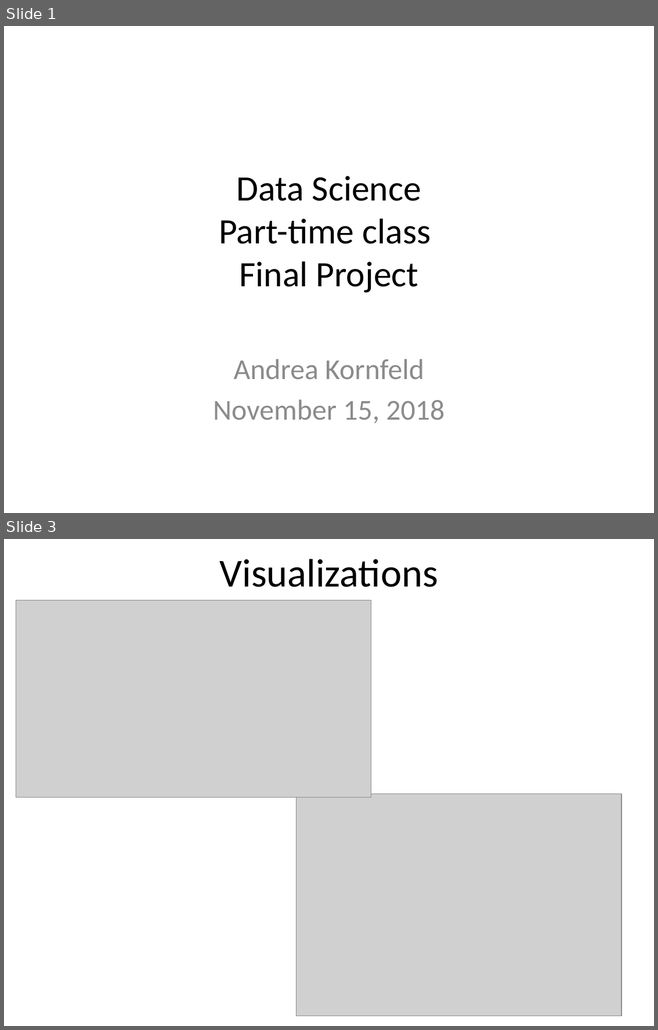
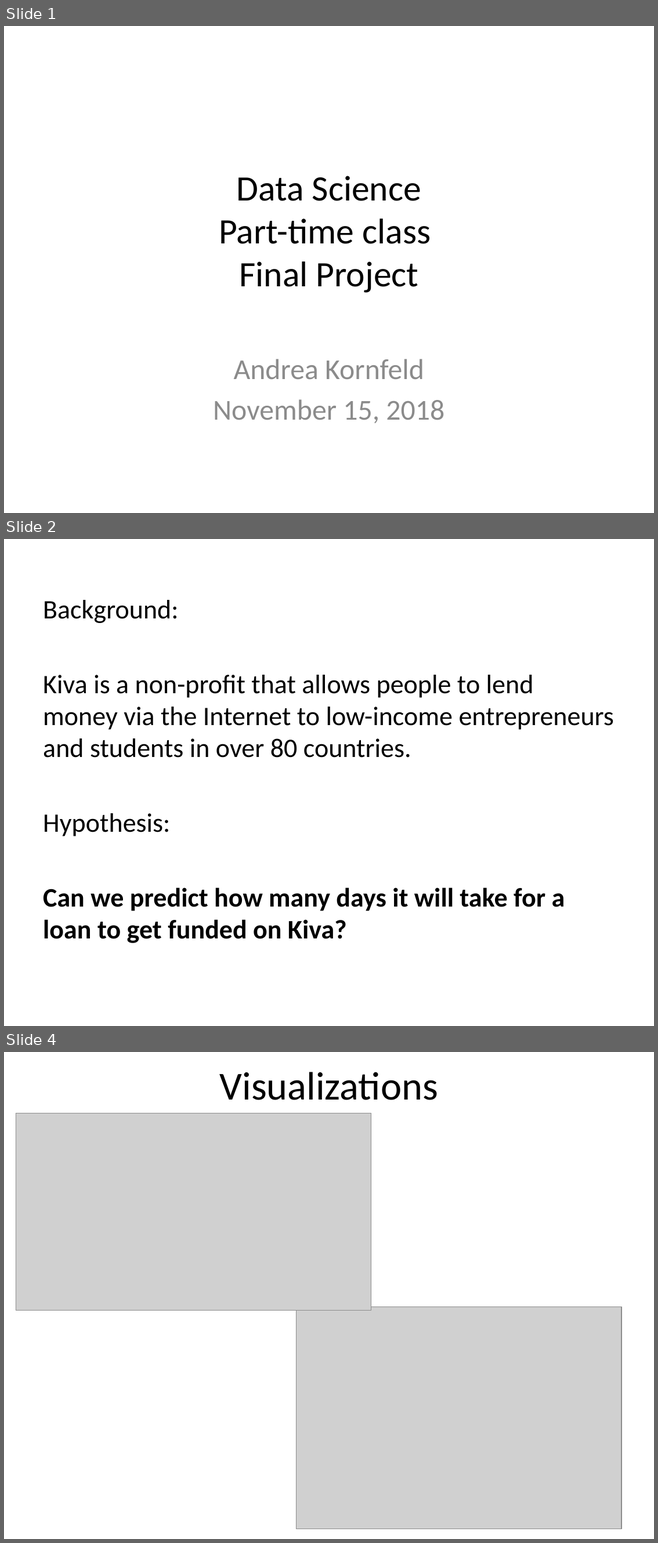
Before and after one commit to balloon457/GA_data_science_class_fall2018, a slide deck: Data Science - Final Project.pptx. Shown one above the other, each under a label of ours: slides 1 and 3 before the commit, slides 1, 2 and 4 after it; the slides between them are not shown. The pictures are 658x1030 and 658x1543 pixels, drawn with LibreOffice and Linux fonts; fonts in the diff are those of the drawing; grey boxes stand for pictures. Boxes give left, top, right and bottom in pixels: in the first picture for what was removed or moved away, otherwise in the second. Text is boxed around its words. In the diff, an @@ line names an element or a change of style, - is before the commit and + after.

```diff
--- a/Data Science - Final Project.pptx
+++ b/Data Science - Final Project.pptx
@@ slide 2 added at (x1=4, y1=539, x2=654, y2=1026), background #FFFFFF @@
@@ text added at (x1=43, y1=600, x2=614, y2=943), 29.6 pt, text #000000 @@
+Background:
+Kiva is a non-profit that allows people to lend money via the Internet to low-income entrepreneurs and students in over 80 countries.
+Hypothesis:
+Can we predict how many days it will take for a loan to get funded on Kiva?
@@ what was slide 3 is now slide 4 @@
```
Also in this commit, not shown: 2 slides changed.
